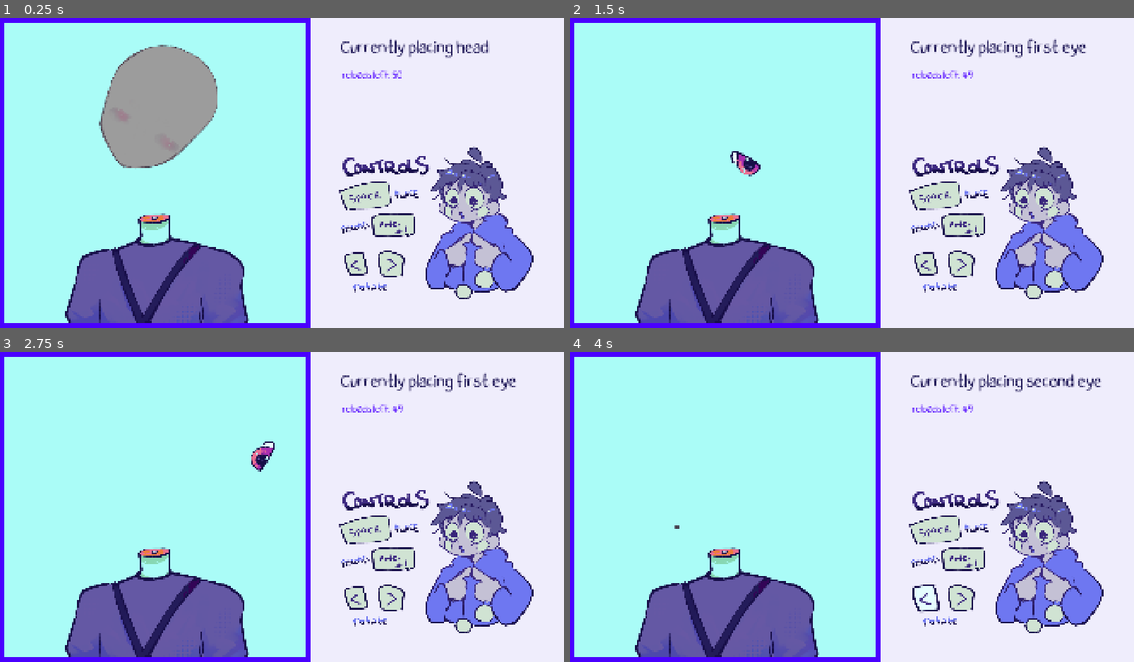
Above: before the commit, frames 1-4 (two rows, left to right).
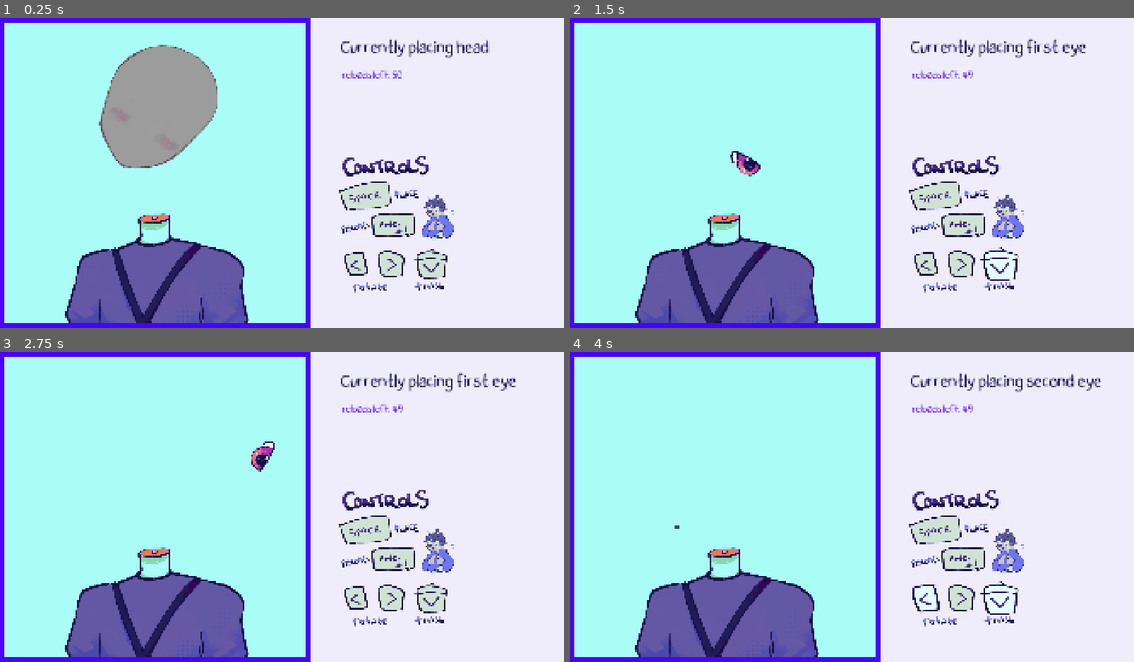
Above: after the commit, the same moments.

Repository: Herbeon/haven-toronto-game
Game: Godot game, scene res://game.tscn
The game is run twice, just before and just after one commit, with the same random seed, the same clock (stepped at 60 frames per second) and the same inputs.
Inputs (mouse positions are in pixels of both pictures, inside the frame that each line leads up to):
- Up to frame 1 (0.25 s): no input
- Up to frame 2 (1.5 s): tap Enter (reload) at 0.5 s; move the mouse to (976, 157) at 0.52 s; hold Up 0.53-1.28 s; hold Left (rotate_ccwise) 0.53-1.28 s; click (976, 157) at 0.67 s; move the mouse to (739, 188) at 1.27 s; hold Down (trashbin) from 1.28 s (still down); tap Right (rotate_clockwise) at 1.35 s
- Up to frame 3 (2.75 s): move the mouse to (338, 438) at 2.02 s; release Down (trashbin) at 2.03 s; hold Up from 2.03 s (still down); tap Alt at 2.1 s
- Up to frame 4 (4 s): move the mouse to (823, 569) at 2.77 s; tap Shift at 2.85 s; click (823, 569) at 2.92 s; move the mouse to (1021, 553) at 3.52 s; release Up at 3.53 s; hold Down (trashbin) from 3.53 s (still down); hold Left (rotate_ccwise) from 3.53 s (still down)

The runs differ from the first frame. In frame 1, 6.3% of the frame differs, in the area x 73-95%, y 41-91%; in frame 2, 6.2%; in frame 3, 6.3%; in frame 4, 6.2%.

Commit message:
added trash bin ui thing

Diff:
--- a/havenBounceBack/controls_explained.gd
+++ b/havenBounceBack/controls_explained.gd
@@ -24,3 +24,7 @@
 		$left.visible = true
 	else:
 		$left.visible = false
+	if(Input.is_action_pressed("trashbin")):
+		$down.visible = true
+	else:
+		$down.visible = false
--- a/havenBounceBack/game.tscn
+++ b/havenBounceBack/game.tscn
@@ -5,9 +5,9 @@
 [ext_resource type="FontFile" uid="uid://0tenstpyqr73" path="res://CoriFont.ttf" id="2_e8heu"]
 [ext_resource type="Texture2D" uid="uid://brd1dgywy1nsp" path="res://backgrounds/cyan bg.png" id="3_ryrav"]
 [ext_resource type="PackedScene" uid="uid://djicpc76ou862" path="res://head.tscn" id="4_7jktm"]
-[ext_resource type="Texture2D" uid="uid://fu3aolj76tm8" path="res://backgrounds/controls.png" id="4_hve3p"]
 [ext_resource type="PackedScene" uid="uid://dpfcb61p4xb8e" path="res://torso.tscn" id="4_ryrav"]
 [ext_resource type="Script" uid="uid://3i7oe4mldhu7" path="res://controls_explained.gd" id="5_7sc4i"]
+[ext_resource type="Texture2D" uid="uid://d0jh86kvc2fsn" path="res://backgrounds/controls2.png" id="5_x5p1p"]
 [ext_resource type="Texture2D" uid="uid://d3dmu0vh273mj" path="res://backgrounds/spacepressed.png" id="6_80cx4"]
 [ext_resource type="Texture2D" uid="uid://r44uqnma4mm" path="res://backgrounds/enterpressed.png" id="7_e8heu"]
 [ext_resource type="PackedScene" uid="uid://crvkgv3gvwurq" path="res://ear_1.tscn" id="7_eow3j"]
@@ -16,6 +16,7 @@
 [ext_resource type="Texture2D" uid="uid://dayl2ovffhxuf" path="res://backgrounds/leftpressed.png" id="8_rvswv"]
 [ext_resource type="Texture2D" uid="uid://dh1t1yxedru7f" path="res://backgrounds/rightpressed.png" id="9_boyg6"]
 [ext_resource type="PackedScene" uid="uid://x2u2rsucnlf8" path="res://mouth.tscn" id="9_vef74"]
+[ext_resource type="Texture2D" uid="uid://w85q70upe7pi" path="res://backgrounds/trashpressed.png" id="11_qhcbd"]
 [ext_resource type="PackedScene" uid="uid://2t6deka3n40o" path="res://eye_2.tscn" id="15_80cx4"]
 [ext_resource type="PackedScene" uid="uid://dol4sbitss48s" path="res://hairback.tscn" id="18_rvswv"]
 [ext_resource type="PackedScene" uid="uid://d1q0nlvaggd2k" path="res://hairfront.tscn" id="19_boyg6"]
@@ -94,25 +95,25 @@
 offset_top = 421.0
 offset_right = 1865.3333
 offset_bottom = 968.0
-texture = ExtResource("4_hve3p")
+texture = ExtResource("5_x5p1p")
 expand_mode = 1
 script = ExtResource("5_7sc4i")
 
 [node name="space" type="TextureRect" parent="controls explained" unique_id=646424990]
 layout_mode = 0
-offset_left = -18.0
-offset_top = -26.0
-offset_right = 807.3333
-offset_bottom = 593.0
+offset_left = -14.0
+offset_top = -17.0
+offset_right = 784.6667
+offset_bottom = 582.0
 texture = ExtResource("6_80cx4")
 expand_mode = 1
 
 [node name="enter" type="TextureRect" parent="controls explained" unique_id=234672408]
 layout_mode = 0
-offset_left = -26.0
-offset_top = -52.0
-offset_right = 834.0
-offset_bottom = 593.0
+offset_left = -21.0
+offset_top = -30.0
+offset_right = 780.3333
+offset_bottom = 571.0
 texture = ExtResource("7_e8heu")
 expand_mode = 1
 
@@ -132,6 +133,15 @@
 offset_right = 793.6667
 offset_bottom = 558.0
 texture = ExtResource("9_boyg6")
+expand_mode = 1
+
+[node name="down" type="TextureRect" parent="controls explained" unique_id=445944596]
+layout_mode = 0
+offset_left = -45.0
+offset_top = -50.0
+offset_right = 773.6667
+offset_bottom = 564.0
+texture = ExtResource("11_qhcbd")
 expand_mode = 1
 
 [node name="torso" parent="." unique_id=447771115 instance=ExtResource("4_ryrav")]
Not shown, added: havenBounceBack/backgrounds/controls2.png.import
Binary file changed: havenBounceBack/backgrounds/trashpressed.png
Not shown, added: havenBounceBack/backgrounds/trashpressed.png.import
Not shown, added: havenBounceBack/backgrounds/trashpressed.png~
